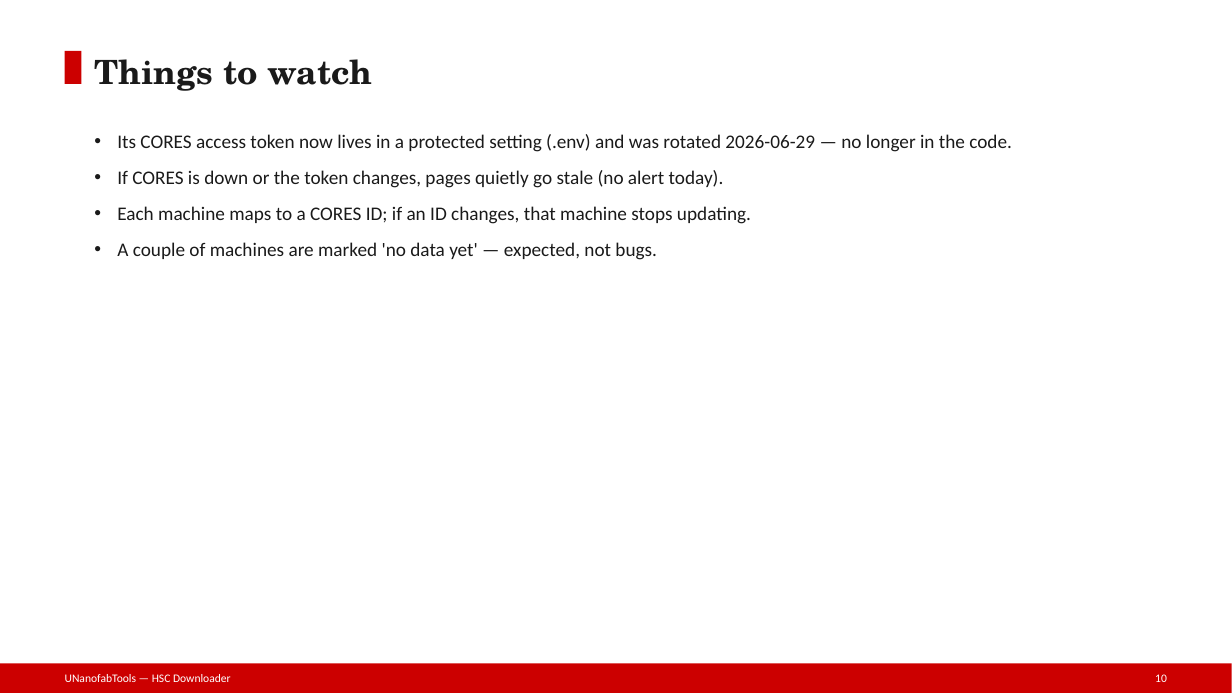
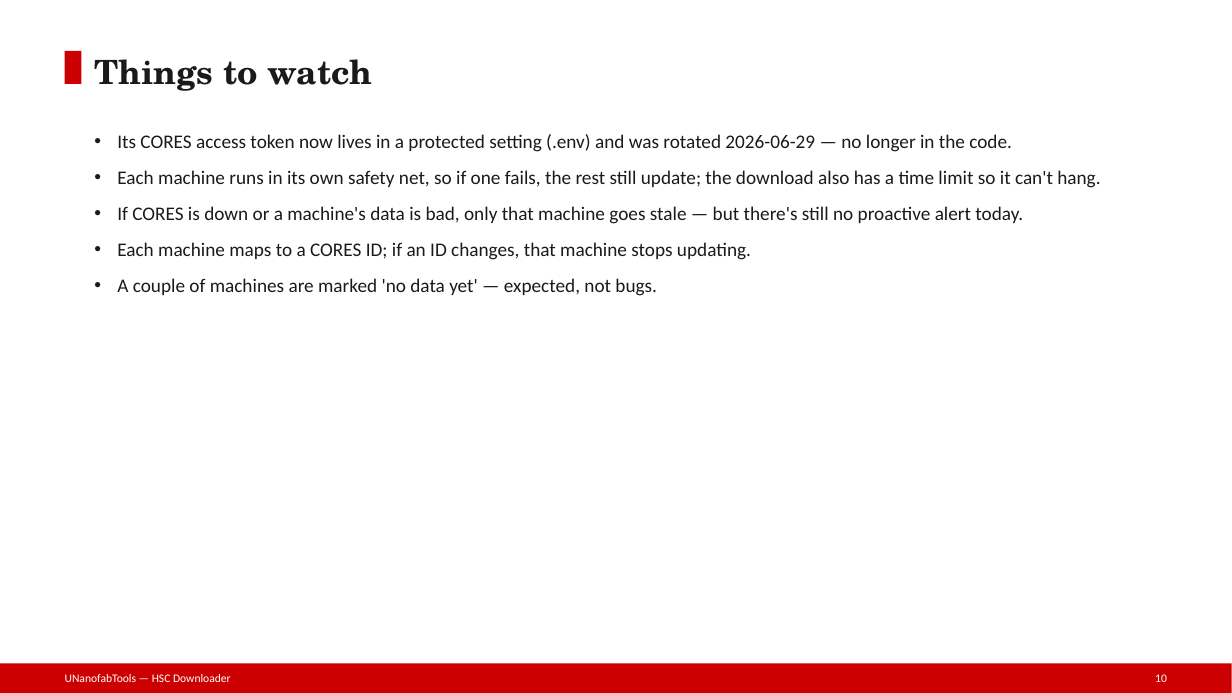
Before and after one commit to phelanhobbs/nanofab-documentation, a slide deck: slide 10 of presentation/UNanofabTools/hscdownloader/slides/HSC-Downloader.pptx. Drawn at 1232x693 pixels with LibreOffice and Linux fonts; fonts in the diff are those of the drawing. Boxes give left, top, right and bottom in pixels: in the first picture for what was removed or moved away, otherwise in the second. Text is boxed around its words. In the diff, an @@ line names an element or a change of style, - is before the commit and + after.

```diff
--- a/presentation/UNanofabTools/hscdownloader/slides/HSC-Downloader.pptx
+++ b/presentation/UNanofabTools/hscdownloader/slides/HSC-Downloader.pptx
@@ text at (117, 170, 1100, 224): text changed @@
-• If CORES is down or the token changes, pages quietly go stale (no alert today).
+• Each machine runs in its own safety net, so if one fails, the rest still update; the download also has a time limit so it can't hang.
+• If CORES is down or a machine's data is bad, only that machine goes stale — but there's still no proactive alert today.
```
Also in this commit, not shown: 35 other files.
